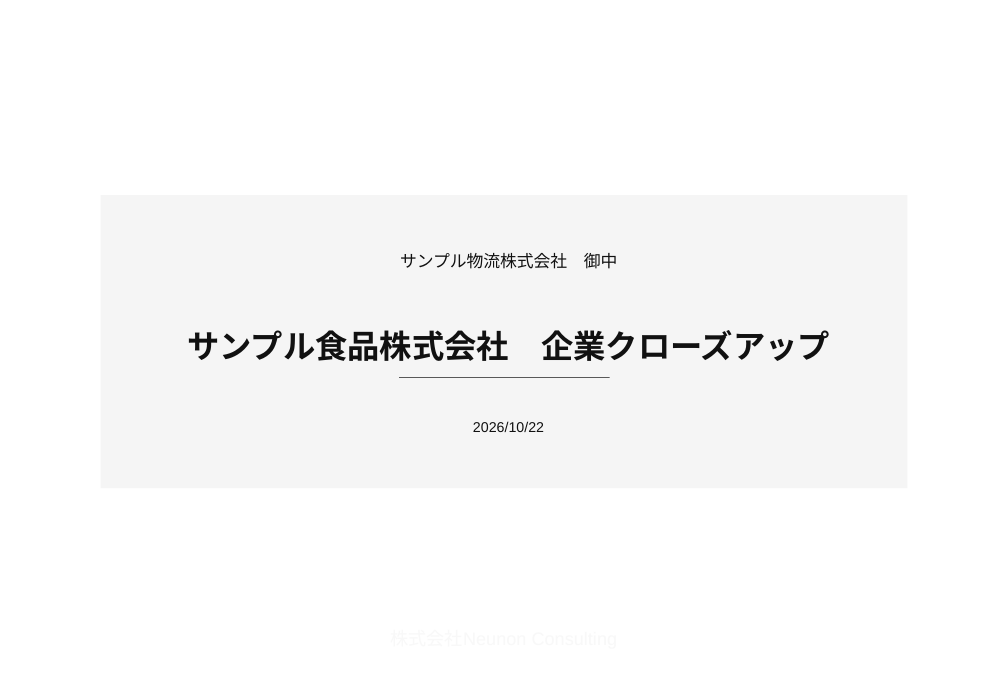
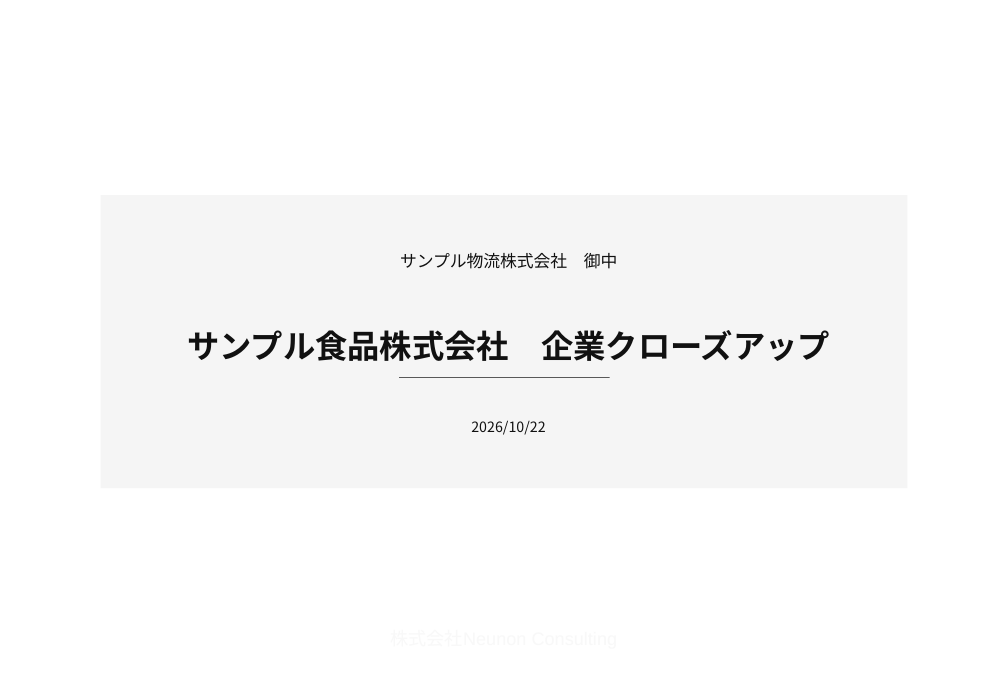
Before and after one commit to neunon/neunon-web, a slide deck: slide 1 of design/existing-customers-sample/existing-customers-sample.pptx. Drawn at 1008x698 pixels with LibreOffice and Linux fonts; fonts in the diff are those of the drawing; background and template pictures are left out. Boxes give left, top, right and bottom in pixels: in the first picture for what was removed or moved away, otherwise in the second. Text is boxed around its words. In the diff, an @@ line names an element or a change of style, - is before the commit and + after.

```diff
--- a/design/existing-customers-sample/existing-customers-sample.pptx
+++ b/design/existing-customers-sample/existing-customers-sample.pptx
@@ text "2026/10/22" at [471, 420, 545, 435]: font Arial to Noto Sans CJK JP @@
```
Also in this commit, not shown: 4 other slides changed, 7 slides added, 1 slide removed, 48 other files.
